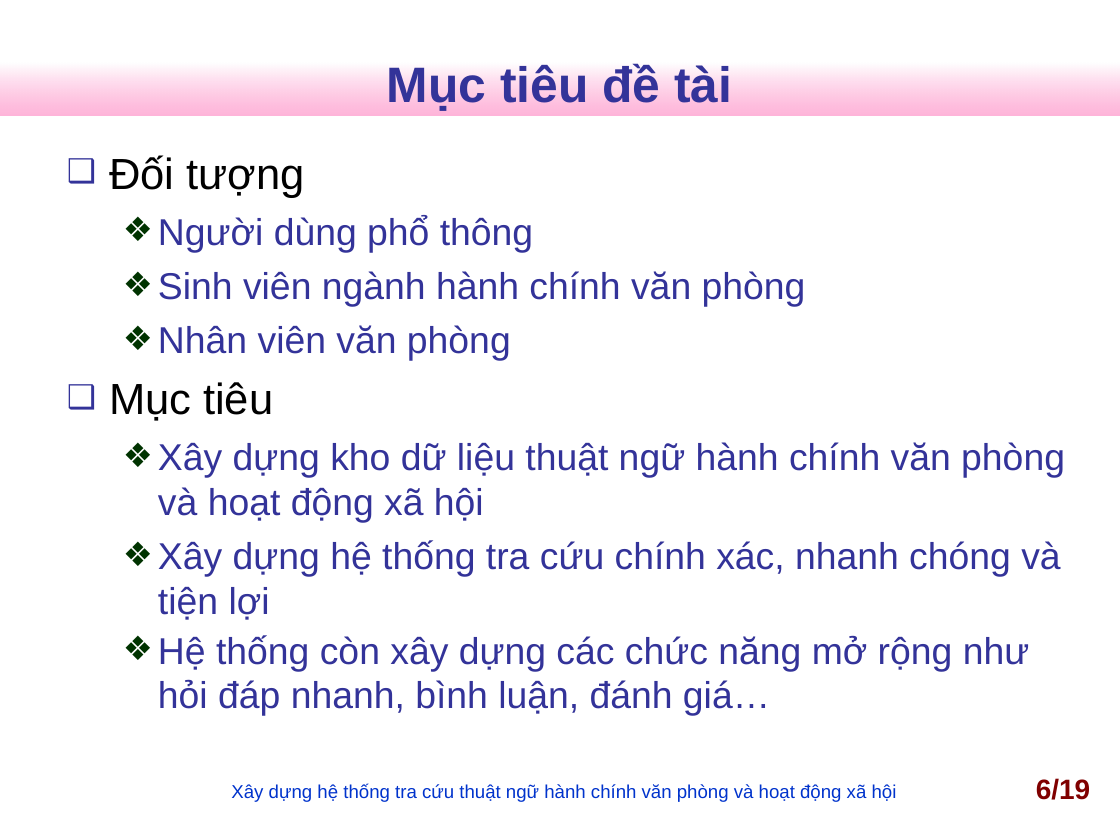
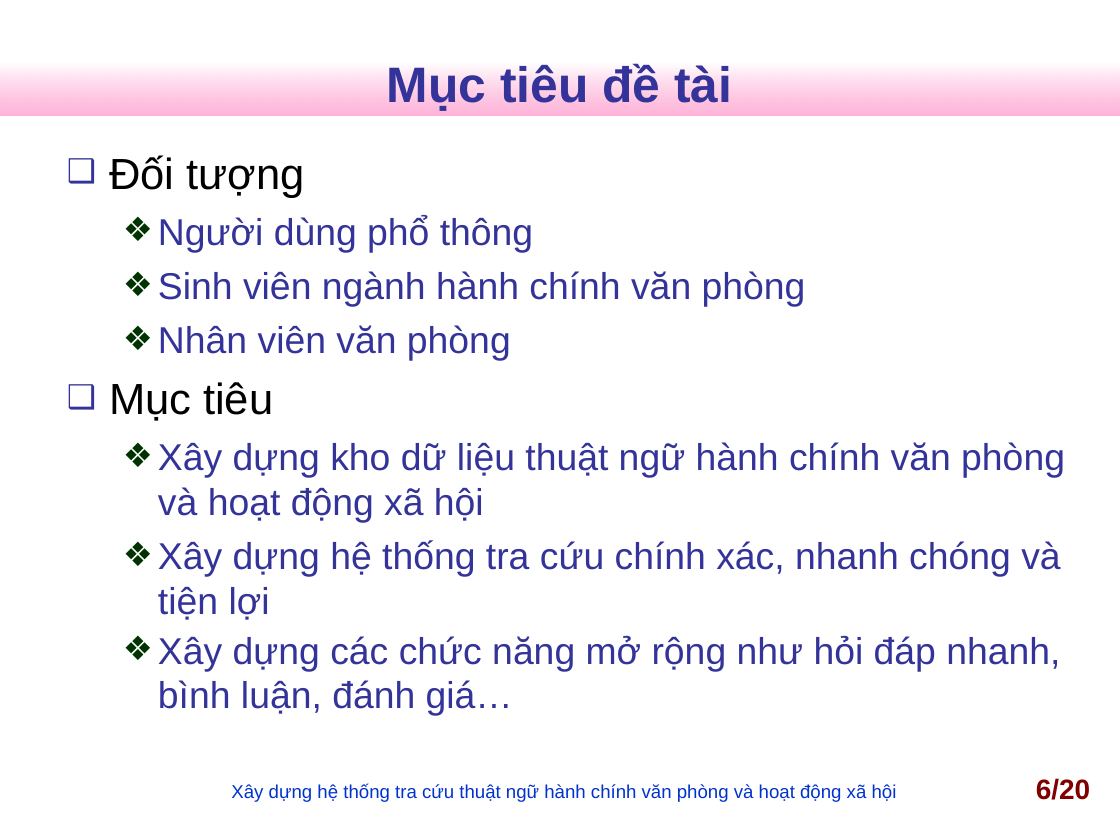
Before and after one commit to nguyentk90/tra-cuu-thuat-ngu-hanh-chinh, a slide deck: slide 6 of Documents/slideN2013.ppt. Drawn at 1120x840 pixels with LibreOffice and Linux fonts; fonts in the diff are those of the drawing; background and template pictures are left out. Boxes give left, top, right and bottom in pixels: in the first picture for what was removed or moved away, otherwise in the second. Text is boxed around its words. In the diff, an @@ line names an element or a change of style, - is before the commit and + after.

```diff
--- a/Documents/slideN2013.ppt
+++ b/Documents/slideN2013.ppt
@@ text at <box>158,635,1060,716</box>: text changed @@
-  ❖ Hệ thống còn xây dựng các chức năng mở rộng như hỏi đáp nhanh, bình luận, đánh giá…
+  ❖ Xây dựng các chức năng mở rộng như hỏi đáp nhanh, bình luận, đánh giá…
@@ page number at <box>1036,778,1090,800</box>: text changed @@
-6/19
+6/20
```
Also in this commit, not shown: 12 other slides changed, 1 slide added, 2 other files.
